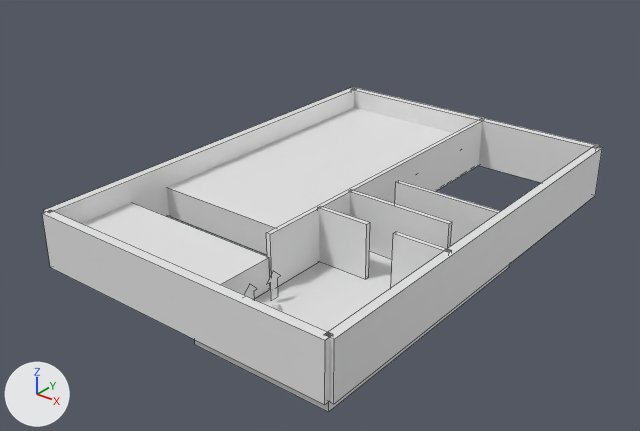
Two versions of the Blender file blender/level1.blend, one commit apart.
Both versions are drawn from a 50 mm camera at (104.1, -138.6, 86.7) aimed at (-1.3, -6.9, 5.1). Lighting does not change. The marker at lower left points along +X, +Y and +Z. Mesh edges are drawn as thin lines on the coarser meshes.
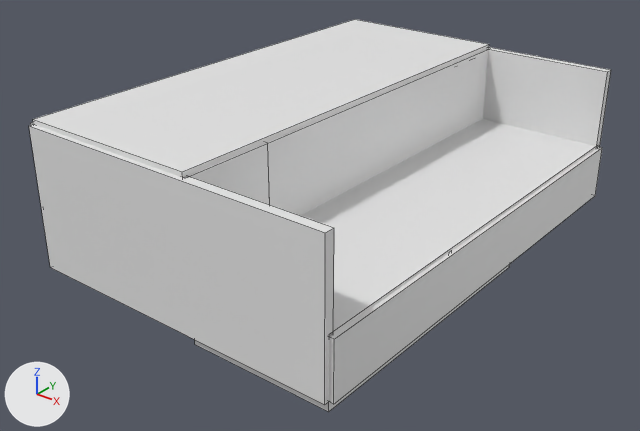
Scene script edits in JSON lines:
```json
{"op": "set", "path": "ob_cube_001.location", "old": "(0.0, 50.0, 6.0)", "new": "(0.0, 50.0, 15.0)"}
{"op": "set", "path": "ob_cube_001.scale", "old": "(35.0, 1.0, 6.0)", "new": "(35.0, 1.0, 15.0)"}
{"op": "set", "path": "ob_cube_002.location", "old": "(0.0, -50.0, 6.0)", "new": "(0.0, -50.0, 15.0)"}
{"op": "set", "path": "ob_cube_002.scale", "old": "(35.0, 1.0, 6.0)", "new": "(35.0, 1.0, 15.0)"}
{"op": "set", "path": "ob_cube_003.location", "old": "(5.0, 10.0, 6.0)", "new": "(5.0, 10.0, 15.0)"}
{"op": "set", "path": "ob_cube_003.scale", "old": "(40.0, 0.5, 6.0)", "new": "(40.0, 0.5, 15.0)"}
{"op": "add", "block": "ob_cube_013", "code": ["ob_cube_013 = bpy.data.objects.new('Cube.013', me_cube_013.copy())  # the mesh of ob_cube_010", "ob_cube_013.location = (5.0, -40.0, 21.0)", "ob_cube_013.rotation_euler = (0.0, 0.0, 1.571)  # degrees (0, 0, 90)", "ob_cube_013.scale = (10.0, 0.5, 9.0)"]}
{"op": "add", "block": "ob_cube_012", "code": ["ob_cube_012 = bpy.data.objects.new('Cube.012', me_cube_013.copy())  # the mesh of ob_cube_010", "ob_cube_012.location = (20.0, 0.0, 12.0)", "ob_cube_012.scale = (15.0, 50.0, 0.5)"]}
{"op": "add", "block": "ob_cube_011", "code": ["ob_cube_011 = bpy.data.objects.new('Cube.011', me_cube_013.copy())  # the mesh of ob_cube_010", "ob_cube_011.location = (-15.0, 0.0, 30.0)", "ob_cube_011.scale = (20.0, 50.0, 1.0)"]}
```

Boxes (x1, y1, x2, y2) around the edits, measured in the pictures (640 x 431 px):
```json
{"object": "Cube.002", "change": "moved, rescaled", "before": [42, 210, 332, 405], "after": [29, 124, 334, 405], "on screen": "44% taller"}
{"object": "Cube.011", "change": "added", "after": [33, 19, 489, 178]}
{"object": "Cube.012", "change": "added", "after": [301, 119, 598, 337]}
{"object": "Cube.003", "change": "moved, rescaled", "before": [266, 119, 483, 287], "after": [266, 48, 490, 216]}
{"object": "Cube.001", "change": "moved, rescaled", "before": [352, 88, 600, 183], "after": [483, 47, 611, 147]}
{"object": "Cube.013", "change": "added", "after": [183, 143, 270, 205]}
{"object": "Cube.006", "change": "unchanged, covered by the edit", "before": [167, 108, 453, 255]}
{"object": "wall", "change": "unchanged, covered by the edit", "before": [43, 88, 354, 223]}
{"object": "Cube.005", "change": "unchanged, covered by the edit", "before": [82, 202, 270, 299]}
{"object": "Cube.004", "change": "unchanged, covered by the edit", "before": [195, 251, 510, 412], "after": [195, 264, 510, 412]}
```
